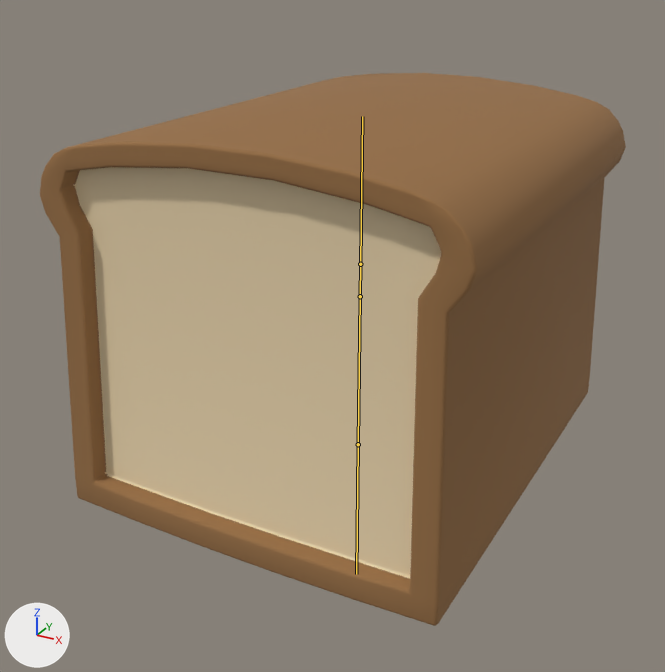
What one commit did to the FBX model res/anims/chlebekdown.fbx.
Both versions are drawn from a 50 mm lens placed at (2.57, -5.05, 2.13), pointed at (-0.07, -0.25, -0.27). The axes (+X, +Y, +Z) are drawn at lower left. The lights are the same throughout. The picture after the commit comes second. Both versions are drawn at frame 11 of the action 'Armature.001|Armature.001Action.001'; the numbers are the values there. The bones that change, and the others that lie on the model, are drawn over the model as lines.
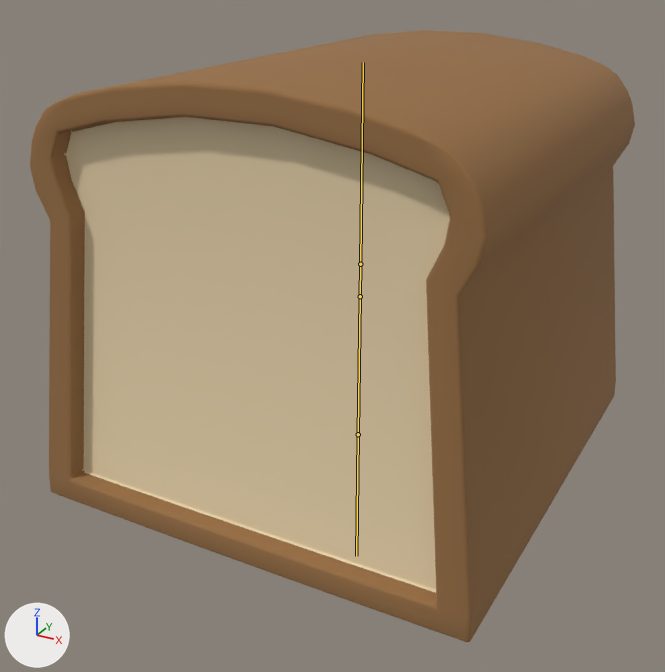
Where the change shows, as pixel boxes (x1, y1, x2, y2) in the pictures (665 x 672 px):
'Cube.001', posed (11% taller)
    before: (40, 73, 626, 626)
    after: (30, 30, 635, 642)
bone 'Bone.001', root to tip
    before: (360, 264) to (362, 116)
    after: (360, 264) to (363, 62)
bone 'Bone.002', root to tip
    before: (360, 296) to (358, 444)
    after: (360, 296) to (358, 434)

The change in detail:
Bone 'Bone.001' (bone_bone_001) is rescaled from (1.0, 0.75, 1.0) to (1.0, 1.0, 1.0).
Bone 'Bone.002' (bone_bone_002) is rescaled from (1.08, 1.08, 1.08) to (1.29, 1.0, 1.11).
